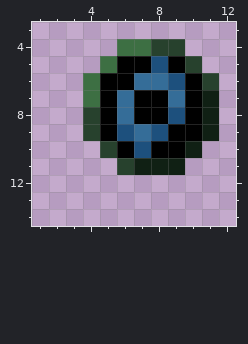
File history of a pixel-art sprite, Resources/Textures/_RMC14/Interface/cm_job_icons.rsi/upp_mp.png. Above is the file before it was changed.
The file is 16x16 pixels. Shown: x 1..12, y 3..14.
New version:
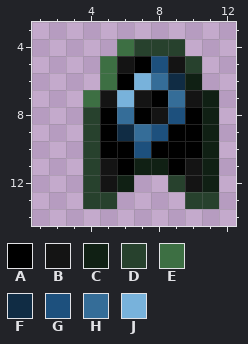
Palette (. is transparent): A #000000  B #141414  C #102014  D #27412d  E #3d6f43  F #102c44  G #1d507d  H #356d98  J #78b2db
The exact change:
Changed rows in their new state; - is an unchanged pixel.
first column x 4:
 4 ---D----
 5 --B--B--
 6 .E-J-FC.
 7 -BJB--B-
 8 ----B---
 9 --F-----
10 DA----AC
11 DBA--ABC
12 DBC--DBC
13 DD----DD
Changed places in both pictures, as pixel boxes (x1, y1, x2, y2):
changed: (83, 39, 219, 209)
